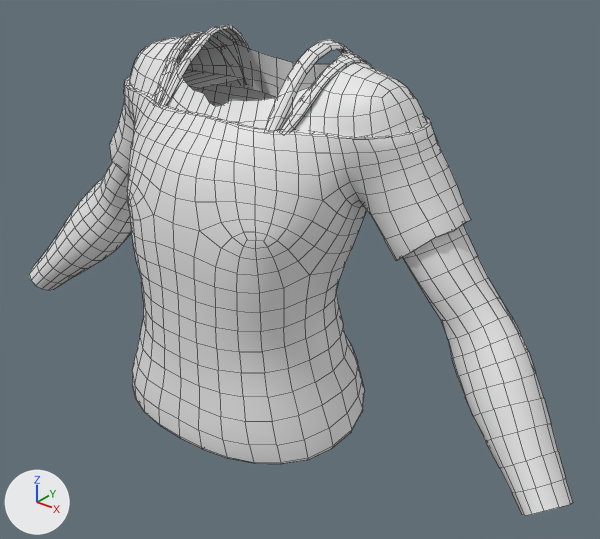
Renders of the FBX model Assets/BoZo_StylizedModularCharacters/Outfits/Base/Top/Outfit_Top_OpenShoulder/BSMC_Outfit_Top_OpenShoulder_Straps.fbx from each side of a commit.
Rendered twice from a camera (50 mm lens) standing at (0.609, -0.681, 1.653) and looking at (0.06, 0.004, 1.228). Every picture has the same lights, and +X, +Y and +Z are marked at lower left. Mesh edges are drawn as thin lines. Materials are left out; every surface is plain grey. Where no turn or scale is listed for an object, it has been applied to the vertices.

In view in the first picture: 'BSMC_Outfit_Top_OpenShoulder'.
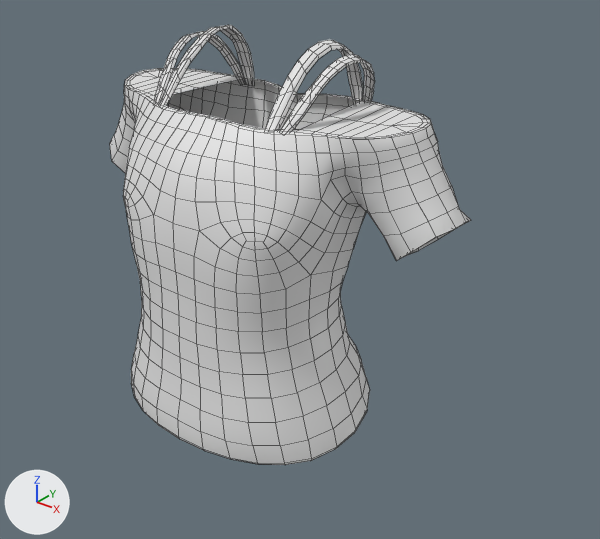
Changed parts and their boxes [x1, y1, x2, y2] in the pictures (600 x 539 px; the box of a moved part takes in the faces that stretch with it):
```json
{"object": "BSMC_Outfit_Top_OpenShoulder", "change": "reshaped", "before": [29, 25, 573, 515], "after": [110, 25, 471, 465], "on screen": "34% narrower, 10% shorter"}
{"part": 1, "of": "me_mesh", "change": "deleted", "before": [130, 32, 427, 137]}
{"part": 2, "of": "me_mesh", "change": "deleted", "before": [403, 225, 573, 515]}
{"part": 3, "of": "me_mesh", "change": "deleted", "before": [29, 161, 132, 290]}
{"part": 4, "of": "me_mesh", "change": "moved or reshaped", "before": [112, 94, 471, 464], "after": [112, 93, 471, 465]}
```

Scene script edits in JSON lines:
```json
{"block": "me_mesh", "where": "# used by ob_bsmc_outfit_top_openshoulder; location = (0.0, 0.0, 0.0)"}
{"op": "remove", "block": "me_mesh", "code": "me_mesh.from_pydata(...)  # 1794 vertices, 1676 faces; spans x -0.423..0.423, y -0.148..0.108, z 1.044..1.489"}
{"op": "add", "block": "me_mesh", "code": "me_mesh.from_pydata(...)  # 1215 vertices, 1160 faces; spans x -0.256..0.256, y -0.15..0.109, z 1.044..1.489"}
{"block": "me_mesh", "change": "me_mesh part 1: the loose piece of 211 vertices spanning x -0.204..0.204, y -0.097..0.081, z 1.375..1.479 is deleted"}
{"block": "me_mesh", "change": "me_mesh part 2: the loose piece of 184 vertices spanning x 0.179..0.423, y -0.064..0.063, z 1.073..1.338 is deleted"}
{"block": "me_mesh", "change": "me_mesh part 3: the loose piece of 184 vertices spanning x -0.423..-0.179, y -0.064..0.063, z 1.073..1.338 is deleted"}
{"block": "me_mesh", "change": "me_mesh part 4: 428 vertices moved from x -0.242..0.254, y -0.148..0.097, z 1.044..1.394 to x -0.237..0.255, y -0.15..0.101, z 1.044..1.393; 53 vertices removed from x -0.157..0.158, y -0.108..0.108, z 1.046..1.078; 53 vertices added at x -0.161..0.162, y -0.106..0.109, z 1.046..1.078"}
```
